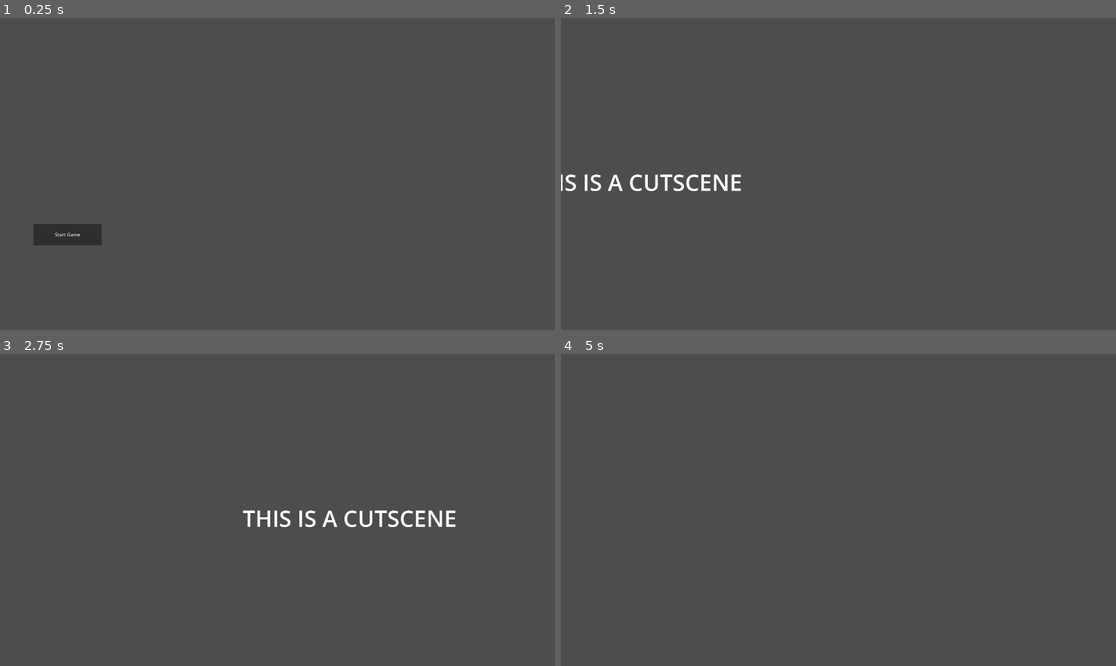
Above: before the commit, frames 1-4 (two rows, left to right).
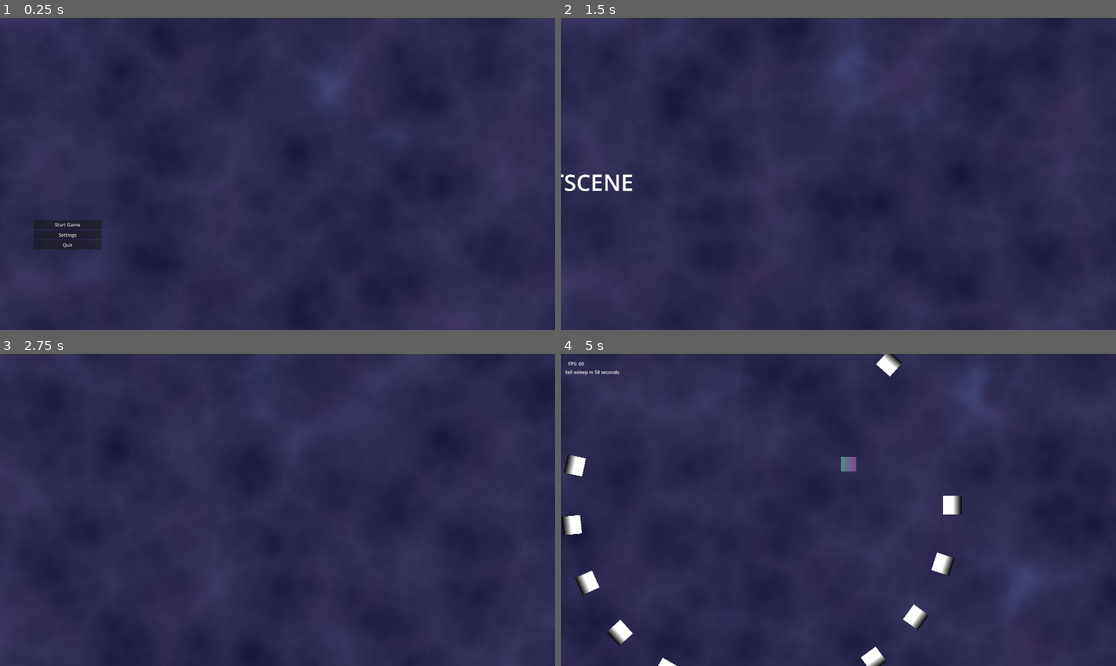
Above: after the commit, the same moments.

Repository: PatrikS24/GMTK26
Game: Godot game, scene res://state/main_state.tscn
Two runs of this game, one before a commit and one after it. Both use one fixed random seed, a clock stepped at 60 frames per second and the inputs below.
Inputs (mouse positions are in pixels of both pictures, inside the frame that each line leads up to):
- Up to frame 1 (0.25 s): no input
- Up to frame 2 (1.5 s): click (627, 233) at 0.5 s, where only the run after the commit has a clickable "Settings"; click (627, 223) at 1.25 s, where only the run after the commit has a clickable "Start Game"
- Up to frame 3 (2.75 s): hold Right (ui_right) from 2.03 s (still down)
- Up to frame 4 (5 s): release Right (ui_right) at 2.78 s; hold Down (ui_down) 2.78-3.53 s; hold Right (ui_right) 3.53-4.28 s; hold Up (ui_up) from 4.28 s (still down)

The runs differ from the first frame. In frame 1, 98% of the frame differs, in the area x 0-100%, y 0-100%; in frame 2, 99%; in frame 3, 99%; in frame 4, 99%.

Commit message:
background shader

Diff:
--- a/attacks/attack_manager.gd
+++ b/attacks/attack_manager.gd
@@ -7,8 +7,16 @@
 @onready var do_new_attack_timer: Timer = $DoNewAttackTimer
 
 func start_spawning():
-	do_new_attack_timer.start()
-	_on_do_new_attack_timer_timeout()
+	if do_new_attack_timer.paused == true:
+		do_new_attack_timer.paused = false
+
+	if do_new_attack_timer.is_stopped():
+		do_new_attack_timer.start()
+		_on_do_new_attack_timer_timeout()
+
+
+func stop_spawning():
+	do_new_attack_timer.paused = true
 
 func _on_do_new_attack_timer_timeout() -> void:
 	if MainState.state != MainState.GameState.IN_GAME:
--- a/attacks/attack_manager.tscn
+++ b/attacks/attack_manager.tscn
@@ -22,6 +22,5 @@
 
 [node name="DoNewAttackTimer" type="Timer" parent="." unique_id=478730614]
 wait_time = 5.0
-autostart = true
 
 [connection signal="timeout" from="DoNewAttackTimer" to="." method="_on_do_new_attack_timer_timeout"]
--- a/attacks/weapons/base_weapon.gd
+++ b/attacks/weapons/base_weapon.gd
@@ -6,6 +6,8 @@
 
 var fast_mode_speed: float = speed * 1.5
 
+func _ready() -> void:
+	MainState.onMenu.connect(destroy)
 
 func _physics_process(delta: float) -> void:
 	if attacking:
--- a/attacks/weapons/wave_weapon.gd
+++ b/attacks/weapons/wave_weapon.gd
@@ -21,7 +21,7 @@
 		var sideways = direction.orthogonal() * sin(time * frequency + phase) * amplitude
 
 		global_position = start_pos + forward + sideways
-		print(amplitude)
+
 
 func init_wave(left: bool, start_position: Vector2, offset: float):
 	direction = Vector2.LEFT if !left else Vector2.RIGHT
@@ -32,7 +32,7 @@
 	var dir = Vector2.LEFT if left else Vector2.RIGHT
 	for i in range(num_of_children):
 		var new_weapon := scene.instantiate() as WaveWeapon
-		new_weapon.global_position = start_pos + dir * 100 * (1+i)
+		new_weapon.global_position = start_pos + dir * 150 * (1+i)
 		get_tree().root.add_child(new_weapon)
 
 		new_weapon.init_wave(left, new_weapon.global_position, -(i + 1) * phase_offset)
--- a/player/countdown.gd
+++ b/player/countdown.gd
@@ -1,6 +1,8 @@
 class_name Countdown extends Node
 
 @onready var timer: Timer = $Timer
+
+@export var countdown_time: float = 60.0
 
 func _process(_delta: float) -> void:
 	if MainState.state != MainState.GameState.IN_GAME:
@@ -17,6 +19,15 @@
 	remaining -= time
 	timer.start(remaining)
 
+func restart_timer():
+	if timer.paused == true:
+		timer.paused = false
+		timer.start(countdown_time)
+		timer.paused = true
+	else:
+		timer.start(countdown_time)
+
+
 func get_time_left():
 	return timer.time_left
 
--- a/player/player.tscn
+++ b/player/player.tscn
@@ -24,9 +24,11 @@
 texture = SubResource("GradientTexture2D_8ra83")
 
 [node name="Countdown" type="Node" parent="." unique_id=1143242230]
+process_mode = 3
 script = ExtResource("2_rkbax")
 
 [node name="Timer" type="Timer" parent="Countdown" unique_id=336589066]
+process_mode = 3
 wait_time = 60.0
 one_shot = true
 autostart = true
--- a/project.godot
+++ b/project.godot
@@ -66,6 +66,11 @@
 , Object(InputEventKey,"resource_local_to_scene":false,"resource_name":"","device":-1,"window_id":0,"alt_pressed":false …(183 unchanged characters)…
 ]
 }
+ui_pause={
+"deadzone": 0.2,
+"events": [Object(InputEventKey,"resource_local_to_scene":false,"resource_name":"","device":-1,"window_id":0,"alt_pressed":false,"shift_pressed":false,"ctrl_pressed":false,"meta_pressed":false,"pressed":false,"keycode":0,"physical_keycode":4194305,"key_label":0,"unicode":0,"location":0,"echo":false,"script":null)
+]
+}
 
 [physics]
 
--- /dev/null
+++ b/state/background.gd
@@ -0,0 +1,10 @@
+extends CanvasLayer
+
+@export var camera: Camera2D
+@onready var background: ColorRect = $Background
+
+
+func _process(delta: float) -> void:
+	var mat := background.material as ShaderMaterial
+	mat.set_shader_parameter("camera_position", camera.global_position)
+	mat.set_shader_parameter("viewport_size", get_viewport().get_visible_rect().size)
--- /dev/null
+++ b/state/background_shader.gdshader
@@ -0,0 +1,177 @@
+shader_type canvas_item;
+
+// Camera & Viewport Inputs
+uniform vec2 camera_position;
+uniform vec2 viewport_size;
+
+// Voronoi
+uniform float cell_size : hint_range(1.0, 500.0) = 60.0;
+uniform float morph_speed : hint_range(0.0, 10.0) = 0.5;
+uniform int detail : hint_range(1, 5) = 3;
+uniform float roughness : hint_range(0.0, 1.0) = 0.5;
+uniform float lacunarity : hint_range(1.0, 4.0) = 2.0;
+
+// Colors
+uniform vec4 edge_color : source_color = vec4(1.0, 1.0, 1.0, 1.0);
+uniform vec4 background_color : source_color = vec4(0.0, 0.0, 0.0, 1.0);
+uniform vec4 perlin_edge_color : source_color = vec4(0.0, 1.0, 0.0, 1.0);
+uniform vec4 perlin2_edge_color : source_color = vec4(1.0, 0.0, 1.0, 1.0);
+
+// Perlin Controls
+uniform float perlin_scale : hint_range(0.1, 50.0) = 5.0;
+uniform float perlin_speed : hint_range(0.0, 5.0) = 0.2;
+uniform float perlin_threshold : hint_range(0.0, 1.0) = 0.6;
+uniform float edge_width : hint_range(0.01, 0.5) = 0.15;
+
+// Second Perlin Controls
+uniform float perlin2_scale : hint_range(0.1, 50.0) = 5.0;
+uniform float perlin2_speed : hint_range(0.0, 5.0) = 0.2;
+uniform float perlin2_threshold : hint_range(0.0, 1.0) = 0.6;
+
+
+// Hash function for Perlin
+float hash(vec2 p) {
+    return fract(sin(dot(p, vec2(127.1, 311.7))) * 43758.5453123);
+}
+
+float perlin(vec2 p, float period) {
+    vec2 wrapped = mod(p, period);
+    vec2 i = floor(wrapped);
+    vec2 f = fract(wrapped);
+    vec2 u = f * f * (3.0 - 2.0 * f);
+
+    float a = hash(mod(i, period));
+    float b = hash(mod(i + vec2(1.0, 0.0), period));
+    float c = hash(mod(i + vec2(0.0, 1.0), period));
+    float d = hash(mod(i + vec2(1.0, 1.0), period));
+
+    vec2 grad_a = vec2(cos(a * 6.2832), sin(a * 6.2832));
+    vec2 grad_b = vec2(cos(b * 6.2832), sin(b * 6.2832));
+    vec2 grad_c = vec2(cos(c * 6.2832), sin(c * 6.2832));
+    vec2 grad_d = vec2(cos(d * 6.2832), sin(d * 6.2832));
+
+    float dot_a = dot(grad_a, f);
+    float dot_b = dot(grad_b, f - vec2(1.0, 0.0));
+    float dot_c = dot(grad_c, f - vec2(0.0, 1.0));
+    float dot_d = dot(grad_d, f - vec2(1.0, 1.0));
+
+    float result = mix(mix(dot_a, dot_b, u.x), mix(dot_c, dot_d, u.x), u.y);
+    return result * 0.5 + 0.5;
+}
+
+
+float fbm(vec2 p, int octaves, float period) {
+    float value = 0.0;
+    float amplitude = 0.5;
+    float frequency = 1.0;
+    float max_value = 0.0;
+
+    for (int i = 0; i < 5; i++) {
+        if (i >= octaves) break;
+        value += amplitude * perlin(p * frequency, period / frequency);
+        max_value += amplitude;
+        frequency *= 2.0;
+        amplitude *= 0.5;
+    }
+
+    return value / max_value;
+}
+
+vec3 safe_rand_3d(vec3 p) {
+    p = fract(p * vec3(443.8975, 397.2973, 491.1871));
+    p += dot(p.xyz, p.yzx + 19.19);
+    return fract(vec3(p.x * p.y, p.x * p.z, p.y * p.z));
+}
+
+float base_voronoi_layer(vec3 uvw) {
+    vec3 i_st = floor(uvw);
+    vec3 f_st = fract(uvw);
+    float min_dist = 1.0;
+
+    for (int z = -1; z <= 1; z++) {
+        for (int y = -1; y <= 1; y++) {
+            for (int x = -1; x <= 1; x++) {
+                vec3 neighbor = vec3(float(x), float(y), float(z));
+                vec3 point = safe_rand_3d(i_st + neighbor);
+                point = 0.5 + 0.4 * sin(uvw.z + point * 6.2831);
+                vec3 diff = neighbor + point - f_st;
+                float dist = length(diff);
+                if (dist < min_dist) {
+                    min_dist = dist;
+                }
+            }
+        }
+    }
+    return min_dist;
+}
+
+
+void fragment() {
+    // world position
+    vec2 world_pixel_pos = (SCREEN_UV * viewport_size) + camera_position;
+    vec2 scaled_world_pos = world_pixel_pos / max(cell_size, 0.001);
+    float dynamic_time = TIME * morph_speed;
+    vec3 coords = vec3(scaled_world_pos.x, scaled_world_pos.y, dynamic_time);
+
+    // Voronoi
+    float total_noise = 0.0;
+    float amplitude = 1.0;
+    float max_possible_amplitude = 0.0;
+
+    for (int i = 0; i < detail; i++) {
+        total_noise += base_voronoi_layer(coords) * amplitude;
+        max_possible_amplitude += amplitude;
+        amplitude *= roughness;
+        coords.xy *= lacunarity;
+        coords.z *= 1.5;
+    }
+
+    float voronoi_mask = clamp(total_noise / max_possible_amplitude, 0.0, 1.0);
+
+    // First perlin layer
+float perlin_period = 20.0;
+
+vec2 perlin_uv =
+	scaled_world_pos * perlin_scale +
+	vec2(TIME * perlin_speed, TIME * perlin_speed * 0.7);
+
+float perlin_value = fbm(perlin_uv, 3, perlin_period);
+float perlin_mask = smoothstep(
+	perlin_threshold,
+	perlin_threshold + 0.2,
+	perlin_value
+);
+
+// Second perlin layer
+vec2 perlin2_uv =
+	scaled_world_pos * perlin2_scale +
+	vec2(TIME * perlin2_speed, TIME * perlin2_speed * 0.7);
+
+float perlin2_value = fbm(perlin2_uv, 3, perlin_period);
+float perlin2_mask = smoothstep(
+	perlin2_threshold,
+	perlin2_threshold + 0.2,
+	perlin2_value
+);
+
+// Base voronoi color
+vec4 original_color = mix(background_color, edge_color, voronoi_mask);
+
+// Apply first perlin layer
+vec4 perlin_color = mix(background_color, perlin_edge_color, voronoi_mask);
+vec4 color_after_first = mix(
+	original_color,
+	perlin_color,
+	voronoi_mask * perlin_mask
+);
+
+// Apply second perlin layer
+vec4 perlin2_color = mix(background_color, perlin2_edge_color, voronoi_mask);
+vec4 final_color = mix(
+	color_after_first,
+	perlin2_color,
+	voronoi_mask * perlin2_mask
+);
+
+COLOR = final_color;
+}
--- /dev/null
+++ b/state/background_shader_visual.tres
@@ -0,0 +1,6 @@
+[gd_resource type="VisualShader" format=3 uid="uid://dxbppsfthbmdj"]
+
+[resource]
+mode = 1
+flags/light_only = false
+nodes/vertex/0/position = Vector2(760, 100)
--- a/state/cutscene_player.gd
+++ b/state/cutscene_player.gd
@@ -1,6 +1,9 @@
 class_name CutscenePlayer extends Control
 
 @onready var animation_player: AnimationPlayer = $AnimationPlayer
+
+@onready var player: Player = $"../Game/Player"
+
 
 func play_cutscene():
 	animation_player.play("cutscene")
--- a/state/main_menu.gd
+++ b/state/main_menu.gd
@@ -1,12 +1,21 @@
 extends Control
 
 @onready var start_game_button: Button = $VBoxContainer/StartGameButton
+@onready var settings_button: Button = $VBoxContainer/SettingsButton
+@onready var quit_button: Button = $VBoxContainer/QuitButton
+
+@onready var player: Player = $"../../../Game/Player"
 
 
 # Called when the node enters the scene tree for the first time.
 func _ready() -> void:
 	start_game_button.pressed.connect(on_start_game)
+	quit_button.pressed.connect(_quit)
 
 
 func on_start_game():
 	MainState.set_game_state(MainState.GameState.CUTSCENE)
+	player.countdown.restart_timer()
+
+func _quit():
+	get_tree().quit()
--- a/state/main_state.gd
+++ b/state/main_state.gd
@@ -1,14 +1,19 @@
 extends Node
 
-enum GameState {MENU, CUTSCENE, IN_GAME}
+enum GameState {MENU, CUTSCENE, IN_GAME, PAUSE}
 
 var state: GameState = GameState.MENU
 
 signal onMenu
 signal onInGame
 signal onCutScene
+signal onPause
 
 func set_game_state(new_state: GameState):
+	if new_state != GameState.IN_GAME:
+		get_tree().paused = true
+	else:
+		get_tree().paused = false
 	match new_state:
 		GameState.MENU:
 			_to_menu()
@@ -16,6 +21,8 @@
 			_to_cut_scene()
 		GameState.IN_GAME:
 			_to_in_game()
+		GameState.PAUSE:
+			_to_pause()
 
 func get_state():
 	return state
@@ -31,3 +38,7 @@
 func _to_menu():
 	state = GameState.MENU
 	onMenu.emit()
+
+func _to_pause():
+	state = GameState.PAUSE
+	onPause.emit()
--- a/state/main_state.tscn
+++ b/state/main_state.tscn
@@ -8,6 +8,9 @@
 [ext_resource type="Script" uid="uid://du3iuj0qwfo0p" path="res://state/time_left_label.gd" id="5_m4jtw"]
 [ext_resource type="Script" uid="uid://x5iopploffcn" path="res://state/main_menu.gd" id="7_y8htd"]
 [ext_resource type="Script" uid="uid://vuhiilaydigk" path="res://state/cutscene_player.gd" id="8_ovehu"]
+[ext_resource type="Script" uid="uid://cv75lnkykhqlt" path="res://state/pause_menu.gd" id="8_qp3ij"]
+[ext_resource type="Script" uid="uid://dg02owjd441yo" path="res://state/background.gd" id="10_h6yog"]
+[ext_resource type="Shader" uid="uid://depnyg2vfo40p" path="res://state/background_shader.gdshader" id="11_4180k"]
 
 [sub_resource type="Animation" id="Animation_qp3ij"]
 length = 0.001
@@ -26,7 +29,7 @@
 
 [sub_resource type="Animation" id="Animation_y8htd"]
 resource_name = "cutscene"
-length = 5.0
+length = 2.0
 tracks/0/type = "value"
 tracks/0/imported = false
 tracks/0/enabled = true
@@ -34,7 +37,7 @@
 tracks/0/interp = 1
 tracks/0/loop_wrap = true
 tracks/0/keys = {
-"times": PackedFloat32Array(0, 5),
+"times": PackedFloat32Array(0, 1.9666667),
 "transitions": PackedFloat32Array(1, 1),
 "update": 0,
 "values": [Vector2(-813, 514), Vector2(3000, 514)]
@@ -46,7 +49,7 @@
 tracks/1/interp = 1
 tracks/1/loop_wrap = true
 tracks/1/keys = {
-"times": PackedFloat32Array(5),
+"times": PackedFloat32Array(1.9666667),
 "transitions": PackedFloat32Array(1),
 "values": [{
 "args": [],
@@ -60,7 +63,29 @@
 &"cutscene": SubResource("Animation_y8htd")
 }
 
+[sub_resource type="ShaderMaterial" id="ShaderMaterial_h6yog"]
+shader = ExtResource("11_4180k")
+shader_parameter/camera_position = Vector2(0, 0)
+shader_parameter/viewport_size = Vector2(0, 0)
+shader_parameter/cell_size = 250.0000118275
+shader_parameter/morph_speed = 0.1970000093575
+shader_parameter/detail = 5
+shader_parameter/roughness = 0.394000018715
+shader_parameter/lacunarity = 2.494000070965
+shader_parameter/edge_color = Color(0.26594386, 0.25199443, 0.4280828, 1)
+shader_parameter/background_color = Color(0.064667515, 0.06463359, 0.19410169, 1)
+shader_parameter/perlin_edge_color = Color(0.37315938, 0.4412296, 0.7080301, 1)
+shader_parameter/perlin_scale = 0.50000002049012
+shader_parameter/perlin_speed = 0.2
+shader_parameter/perlin_threshold = 0.5230000248425
+shader_parameter/edge_width = 0.5
+shader_parameter/perlin2_edge_color = Color(0.28907627, 0.2115739, 0.40751037, 1)
+shader_parameter/perlin2_scale = 0.86800003797012
+shader_parameter/perlin2_speed = 0.2
+shader_parameter/perlin2_threshold = 0.4770000226575
+
 [node name="StateManager" type="Node" unique_id=1031891976 node_paths=PackedStringArray("attack_manager")]
+process_mode = 3
 script = ExtResource("1_omdrj")
 attack_manager = NodePath("Game/AttackManager")
 
@@ -82,6 +107,7 @@
 [node name="CanvasLayer" type="CanvasLayer" parent="UI" unique_id=1610500675]
 
 [node name="MainMenu" type="Control" parent="UI/CanvasLayer" unique_id=31555142]
+process_mode = 3
 layout_mode = 3
 anchors_preset = 0
 offset_right = 1921.0
@@ -103,7 +129,16 @@
 size_flags_vertical = 3
 text = "Start Game"
 
+[node name="SettingsButton" type="Button" parent="UI/CanvasLayer/MainMenu/VBoxContainer" unique_id=1676956200]
+layout_mode = 2
+text = "Settings"
+
+[node name="QuitButton" type="Button" parent="UI/CanvasLayer/MainMenu/VBoxContainer" unique_id=479171875]
+layout_mode = 2
+text = "Quit"
+
 [node name="HUD" type="Control" parent="UI/CanvasLayer" unique_id=1058632053]
+process_mode = 3
 layout_mode = 3
 anchors_preset = 0
 offset_right = 40.0
@@ -126,12 +161,53 @@
 script = ExtResource("5_m4jtw")
 player = NodePath("../../../../Game/Player")
 
+[node name="PauseMenu" type="Control" parent="UI/CanvasLayer" unique_id=1711316412]
+process_mode = 3
+layout_mode = 3
+anchors_preset = 15
+anchor_right = 1.0
+anchor_bottom = 1.0
+grow_horizontal = 2
+grow_vertical = 2
+script = ExtResource("8_qp3ij")
+
+[node name="VBoxContainer" type="VBoxContainer" parent="UI/CanvasLayer/PauseMenu" unique_id=15894308]
+layout_mode = 1
+anchors_preset = 8
+anchor_left = 0.5
+anchor_top = 0.5
+anchor_right = 0.5
+anchor_bottom = 0.5
+offset_left = -176.0
+offset_top = -42.0
+offset_right = 180.0
+offset_bottom = 213.0
+grow_horizontal = 2
+grow_vertical = 2
+
+[node name="ContinueButton" type="Button" parent="UI/CanvasLayer/PauseMenu/VBoxContainer" unique_id=22422112]
+layout_mode = 2
+text = "Continue"
+
+[node name="RestartButton" type="Button" parent="UI/CanvasLayer/PauseMenu/VBoxContainer" unique_id=1079359451]
+layout_mode = 2
+text = "Restart"
+
+[node name="ToMainMenuButton" type="Button" parent="UI/CanvasLayer/PauseMenu/VBoxContainer" unique_id=984924244]
+layout_mode = 2
+text = "Main menu"
+
+[node name="QuitButton" type="Button" parent="UI/CanvasLayer/PauseMenu/VBoxContainer" unique_id=584817619]
+layout_mode = 2
+text = "Quit"
+
 [node name="Cutscene" type="Control" parent="." unique_id=2146850898]
 layout_mode = 3
 anchors_preset = 0
 script = ExtResource("8_ovehu")
 
 [node name="AnimationPlayer" type="AnimationPlayer" parent="Cutscene" unique_id=808014244]
+process_mode = 3
 libraries/ = SubResource("AnimationLibrary_ovehu")
 
 [node name="CanvasLayer" type="CanvasLayer" parent="Cutscene" unique_id=1769544555]
@@ -144,3 +220,16 @@
 offset_bottom = 156.0
 theme_override_font_sizes/font_size = 78
 text = "THIS IS A CUTSCENE"
+
+[node name="BackgroundCanvasLayer" type="CanvasLayer" parent="." unique_id=1998990285 node_paths=PackedStringArray("camera")]
+layer = -1
+script = ExtResource("10_h6yog")
+camera = NodePath("../Game/CameraController/Camera2D")
+
+[node name="Background" type="ColorRect" parent="BackgroundCanvasLayer" unique_id=366442039]
+material = SubResource("ShaderMaterial_h6yog")
+anchors_preset = 15
+anchor_right = 1.0
+anchor_bottom = 1.0
+grow_horizontal = 2
+grow_vertical = 2
--- /dev/null
+++ b/state/pause_menu.gd
@@ -0,0 +1,30 @@
+extends Control
+
+@onready var continue_button: Button = $VBoxContainer/ContinueButton
+@onready var quit_button: Button = $VBoxContainer/QuitButton
+
+@onready var to_main_menu_button: Button = $VBoxContainer/ToMainMenuButton
+@onready var restart_button: Button = $VBoxContainer/RestartButton
+
+@onready var player: Player = $"../../../Game/Player"
+
+
+func _ready() -> void:
+	to_main_menu_button.pressed.connect(_to_main_menu)
+	restart_button.pressed.connect(_restart)
+	quit_button.pressed.connect(_quit)
+	continue_button.pressed.connect(_continue)
+
+func _to_main_menu():
+	MainState.set_game_state(MainState.GameState.MENU)
+
+func _restart():
+	MainState.set_game_state(MainState.GameState.MENU)
+	MainState.set_game_state(MainState.GameState.IN_GAME)
+	player.countdown.restart_timer()
+
+func _quit():
+	get_tree().quit()
+
+func _continue():
+	MainState.set_game_state(MainState.GameState.IN_GAME)
--- a/state/state_manager.gd
+++ b/state/state_manager.gd
@@ -4,26 +4,40 @@
 @onready var main_menu: Control = $UI/CanvasLayer/MainMenu
 @onready var hud: Control = $UI/CanvasLayer/HUD
 @onready var cutscene: CutscenePlayer = $Cutscene
+@onready var pause_menu: Control = $UI/CanvasLayer/PauseMenu
 
 @export var attack_manager: AttackManager
+
+
 
 func _ready() -> void:
 	MainState.onCutScene.connect(on_cutscene)
 	MainState.onInGame.connect(on_in_game)
 	MainState.onMenu.connect(on_menu)
+	MainState.onPause.connect(on_pause)
 	MainState.set_game_state(MainState.GameState.MENU)
+
+func _process(delta: float) -> void:
+	if Input.is_action_just_pressed("ui_pause"):
+		if MainState.get_state() == MainState.GameState.IN_GAME:
+			MainState.set_game_state(MainState.GameState.PAUSE)
+		elif MainState.get_state() == MainState.GameState.PAUSE:
+			MainState.set_game_state(MainState.GameState.IN_GAME)
 
 func on_menu():
 	game.visible = false
 	hud.visible = false
 	main_menu.visible = true
 	cutscene.visible = false
+	pause_menu.visible = false
+	attack_manager.stop_spawning()
 
 func on_cutscene():
 	game.visible = false
 	hud.visible = false
 	main_menu.visible = false
 	cutscene.visible = true
+	pause_menu.visible = false
 	cutscene.play_cutscene()
 
 func on_in_game():
@@ -31,4 +45,14 @@
 	hud.visible = true
 	main_menu.visible = false
 	cutscene.visible = false
+	pause_menu.visible = false
 	attack_manager.start_spawning()
+
+
+func on_pause():
+	game.visible = false
+	hud.visible = false
+	main_menu.visible = false
+	cutscene.visible = false
+	pause_menu.visible = true
+	attack_manager.stop_spawning()
Not shown, added: state/background.gd.uid
Not shown, added: state/background_shader.gdshader.uid
Not shown, added: state/pause_menu.gd.uid
